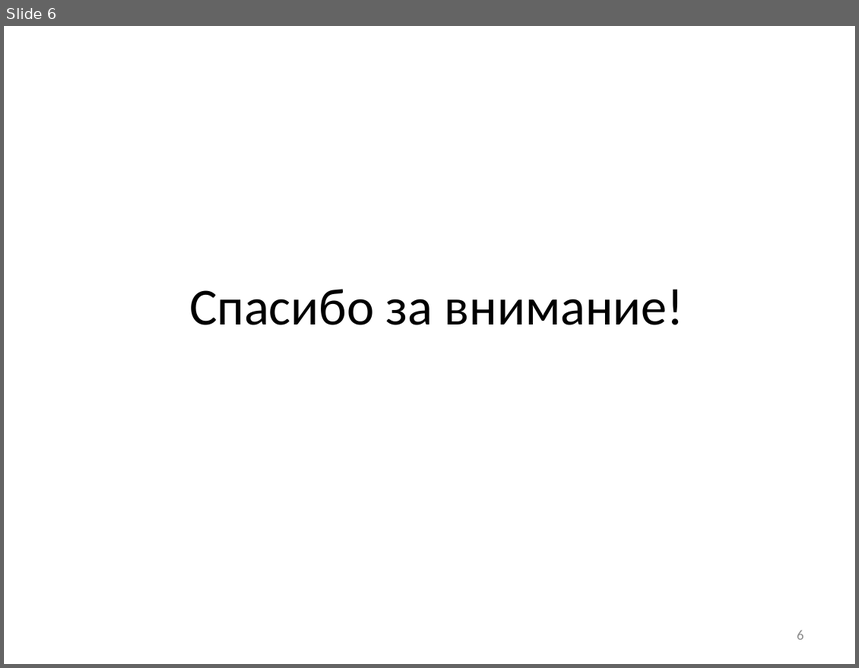
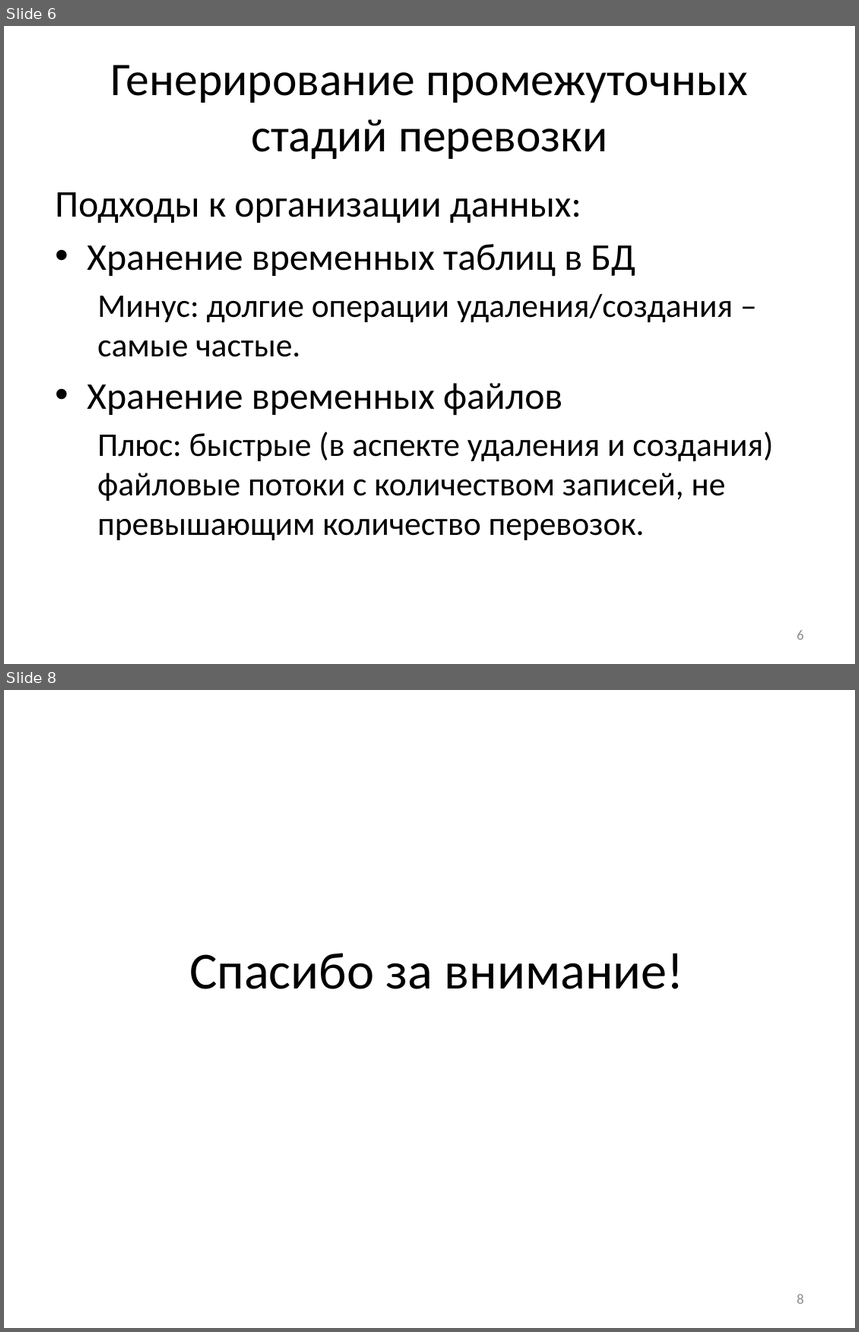
Before and after one commit to SanSanch5/BachelorDiplom, a slide deck: РПЗ/Презентация.pptx. Shown one above the other, each under a label of ours: slide 6 before the commit, slides 6 and 8 after it; the slides between them are not shown. The pictures are 859x668 and 859x1332 pixels, drawn with LibreOffice and Linux fonts; fonts in the diff are those of the drawing. Boxes give left, top, right and bottom in pixels: in the first picture for what was removed or moved away, otherwise in the second. Text is boxed around its words. In the diff, an @@ line names an element or a change of style, - is before the commit and + after.

```diff
--- a/РПЗ/Презентация.pptx
+++ b/РПЗ/Презентация.pptx
@@ slide 6 added at (x1=4, y1=26, x2=855, y2=664), background #FFFFFF @@
@@ title added at (x1=111, y1=65, x2=748, y2=159), 39.6 pt, text #000000 @@
+Генерирование промежуточных стадий перевозки
@@ text added at (x1=55, y1=192, x2=773, y2=541), 28 pt, text #000000 @@
+Подходы к организации данных:
+• Хранение временных таблиц в БД
+  Минус: долгие операции удаления/создания – самые частые.
+• Хранение временных файлов
+  Плюс: быстрые (в аспекте удаления и создания) файловые потоки с количеством записей, не превышающим количество перевозок.
@@ page number added at (x1=797, y1=630, x2=804, y2=640), 12 pt, text #8C8C8C @@
+6
@@ what was slide 6 is now slide 8 @@
@@ page number at (x1=797, y1=1294, x2=804, y2=1304): text changed @@
-6
+8
```
Also in this commit, not shown: 3 slides changed, 2 other slides added, 1 slide removed, 5 other files.
